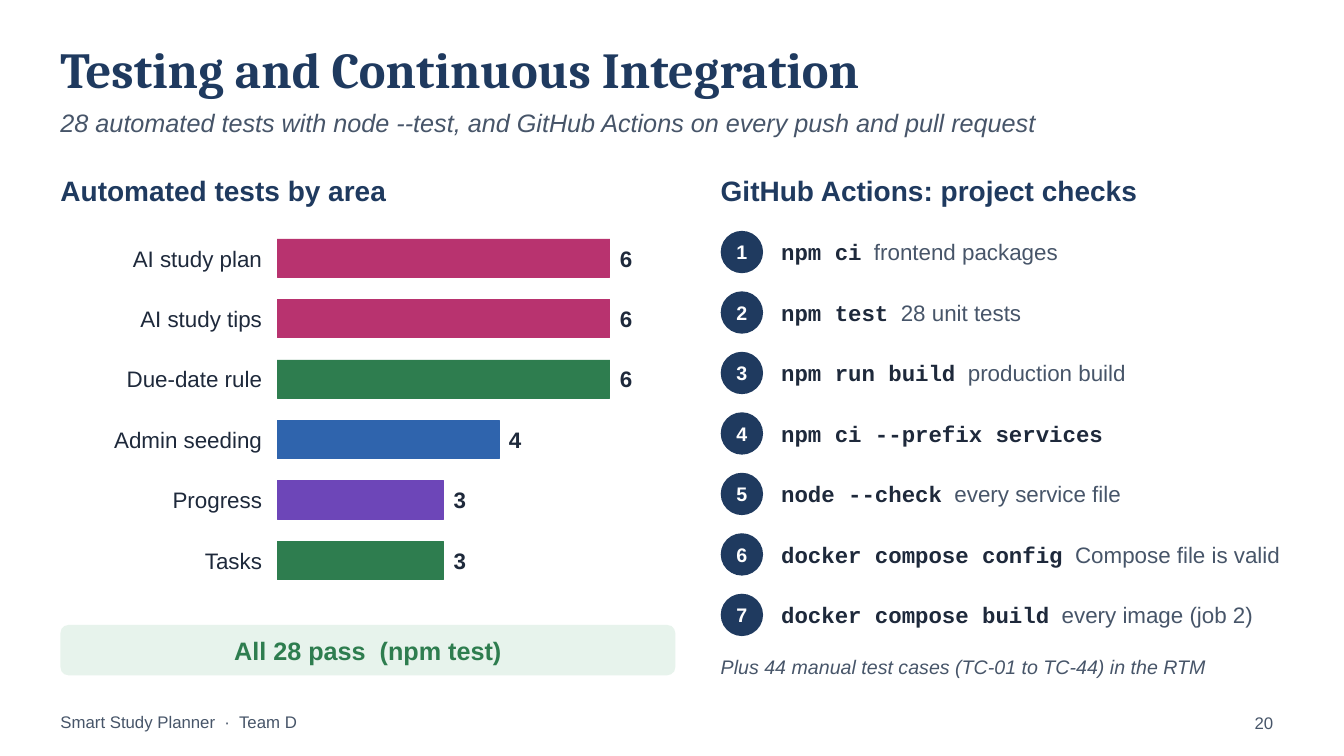
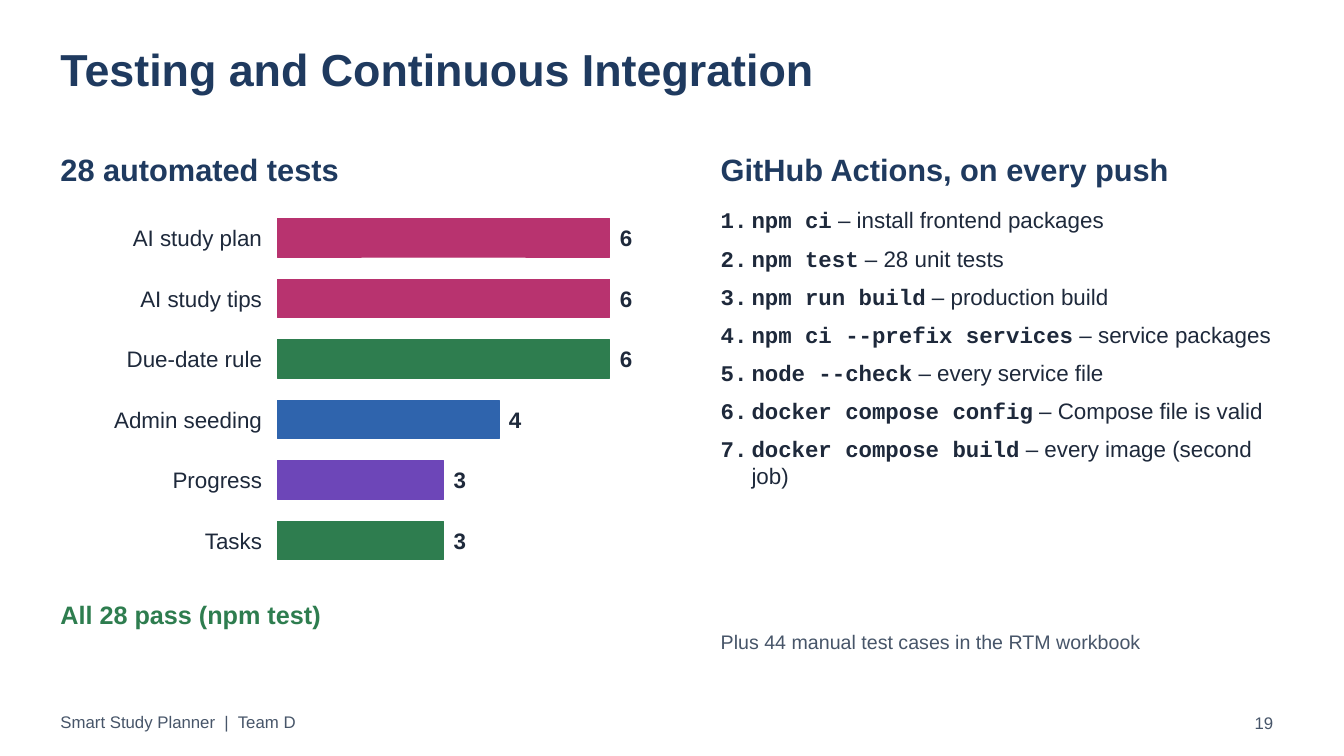
Before and after one commit to Anishpandey00/ssp-web, a slide deck: slide 19 of docs/presentations/SSP_Final_Presentation.pptx (slide 20 before the commit). Drawn at 1344x756 pixels with LibreOffice and Linux fonts; fonts in the diff are those of the drawing. Boxes give left, top, right and bottom in pixels: in the first picture for what was removed or moved away, otherwise in the second. Text is boxed around its words. In the diff, an @@ line names an element or a change of style, - is before the commit and + after.

```diff
--- a/docs/presentations/SSP_Final_Presentation.pptx
+++ b/docs/presentations/SSP_Final_Presentation.pptx
@@ title "Testing and Continuous Integration" at bbox=[60, 53, 813, 95]: size 36 to 32 pt, font Cambria to Arial @@
@@ text removed at bbox=[60, 113, 1035, 137] @@
-28 automated tests with node --test, and GitHub Actions on every push and pull request
@@ text at bbox=[60, 158, 339, 182]: text changed; size 20 to 22 pt @@
-Automated tests by area
+28 automated tests
@@ text at bbox=[721, 158, 1168, 187]: text changed; size 20 to 22 pt @@
-GitHub Actions: project checks
+GitHub Actions, on every push
@@ ellipse removed at bbox=[721, 231, 763, 273] @@
-1
@@ text added at bbox=[752, 211, 1271, 489], 16 pt, text #1E293B @@
+1. npm ci – install frontend packages
+2. npm test – 28 unit tests
+3. npm run build – production build
+4. npm ci --prefix services – service packages
+5. node --check – every service file
+6. docker compose config – Compose file is valid
+7. docker compose build – every image (second job)
@@ text removed at bbox=[781, 243, 1058, 265] @@
-npm ci frontend packages
@@ ellipse removed at bbox=[721, 291, 763, 334] @@
-2
@@ text removed at bbox=[781, 304, 1021, 326] @@
-npm test 28 unit tests
@@ ellipse removed at bbox=[721, 352, 763, 394] @@
-3
@@ text removed at bbox=[781, 364, 1125, 386] @@
-npm run build production build
@@ ellipse removed at bbox=[721, 412, 763, 455] @@
-4
@@ text removed at bbox=[781, 426, 1103, 447] @@
-npm ci --prefix services
@@ ellipse removed at bbox=[721, 473, 763, 515] @@
-5
@@ text removed at bbox=[781, 485, 1121, 507] @@
-node --check every service file
@@ 12 texts, 6 rectangles: place and size @@
-12 texts, 6 rectangles at bbox=[114, 239, 632, 580]
+12 texts, 6 rectangles at bbox=[114, 219, 632, 560]
@@ ellipse removed at bbox=[721, 533, 763, 576] @@
-6
@@ text removed at bbox=[781, 546, 1280, 568] @@
-docker compose config Compose file is valid
@@ ellipse removed at bbox=[721, 594, 763, 636] @@
-7
@@ text "All 28 pass (npm test)": place and size @@
-text "All 28 pass (npm test)" at bbox=[60, 625, 676, 676]
+text "All 28 pass (npm test)" at bbox=[60, 605, 320, 630]
@@ text "All 28 pass (npm test)" at bbox=[60, 605, 320, 630]: alignment centre to left; vertical alignment middle to top; fill #E7F3EC to none @@
@@ text removed at bbox=[781, 606, 1253, 628] @@
-docker compose build every image (job 2)
@@ text at bbox=[721, 634, 1140, 649]: text changed; italic off @@
-Plus 44 manual test cases (TC-01 to TC-44) in the RTM
+Plus 44 manual test cases in the RTM workbook
@@ text at bbox=[60, 716, 296, 732]: text changed @@
-Smart Study Planner · Team D
+Smart Study Planner | Team D
@@ page number at bbox=[1255, 717, 1274, 729]: text changed @@
-20
+19
```
Also in this commit, not shown: 27 other slides changed, 3 slides added, 2 slides removed.
